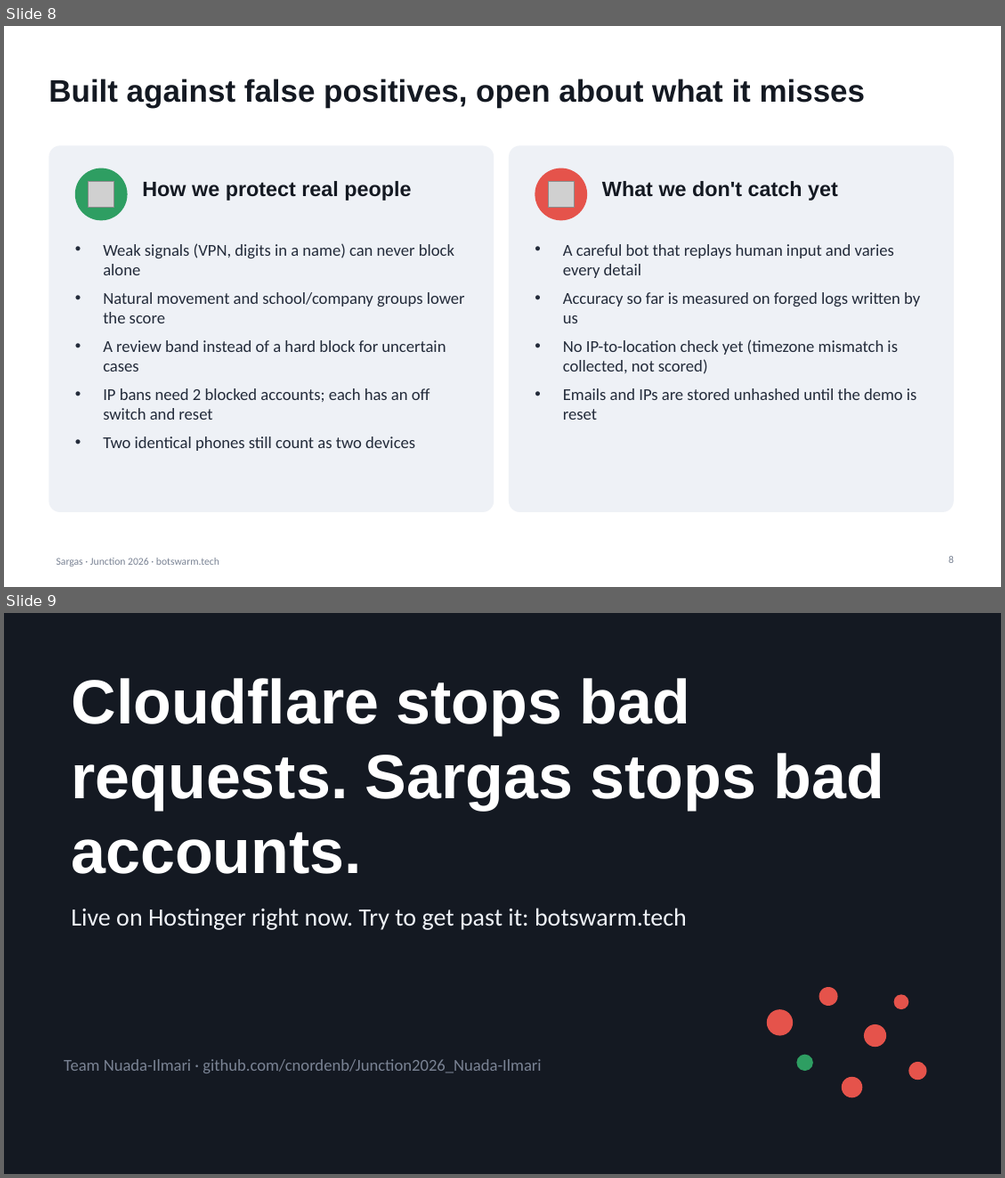
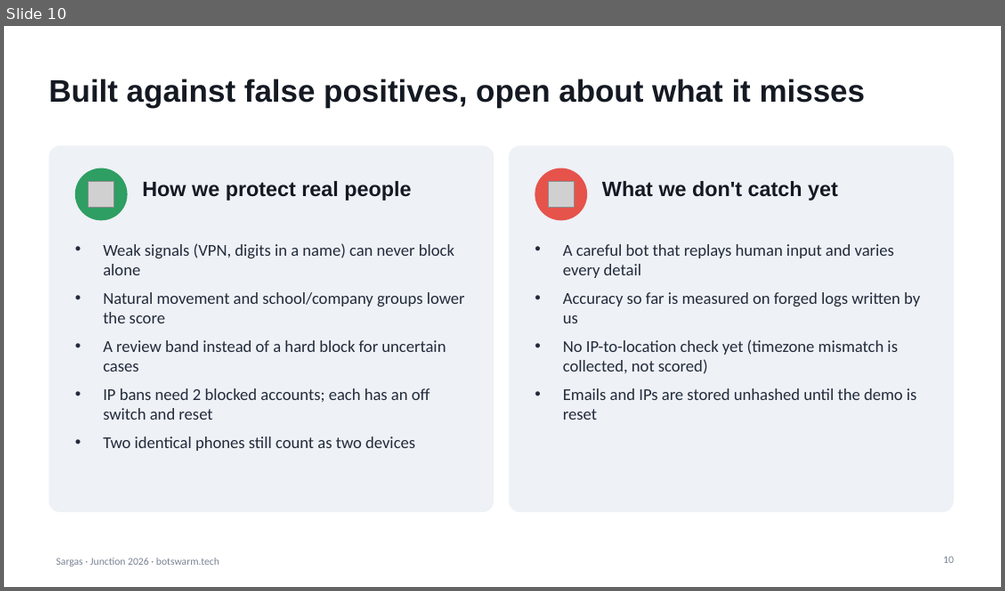
Before and after one commit to cnordenb/Junction2026_Nuada-Ilmari, a slide deck: docs/Sargas.pptx. Shown one above the other, each under a label of ours: slides 8 and 9 before the commit, slide 10 after it. The pictures are 1005x1178 and 1005x591 pixels, drawn with LibreOffice and Linux fonts; fonts in the diff are those of the drawing; grey boxes stand for pictures. Boxes give left, top, right and bottom in pixels: in the first picture for what was removed or moved away, otherwise in the second. Text is boxed around its words. In the diff, an @@ line names an element or a change of style, - is before the commit and + after.

```diff
--- a/docs/Sargas.pptx
+++ b/docs/Sargas.pptx
@@ slide 9 removed at <box>4,613,1001,1174</box>, background #141922 @@
@@ title removed at <box>71,678,884,874</box> @@
-Cloudflare stops bad requests. Sargas stops bad accounts.
@@ text removed at <box>71,908,687,930</box> @@
-Live on Hostinger right now. Try to get past it: botswarm.tech
@@ ellipse removed at <box>767,1009,793,1036</box> @@
@@ ellipse removed at <box>819,987,838,1005</box> @@
@@ ellipse removed at <box>894,995,909,1009</box> @@
@@ ellipse removed at <box>864,1024,886,1046</box> @@
@@ text removed at <box>64,1059,541,1073</box> @@
-Team Nuada-Ilmari · github.com/cnordenb/Junction2026_Nuada-Ilmari
@@ ellipse removed at <box>797,1054,813,1070</box> @@
@@ ellipse removed at <box>909,1062,927,1079</box> @@
@@ ellipse removed at <box>841,1077,863,1097</box> @@
@@ what was slide 8 is now slide 10 @@
@@ page number at <box>943,556,954,563</box>: text changed @@
-8
+10
```
Also in this commit, not shown: 5 slides changed, 4 slides added, 1 other slide removed, 10 other files.
